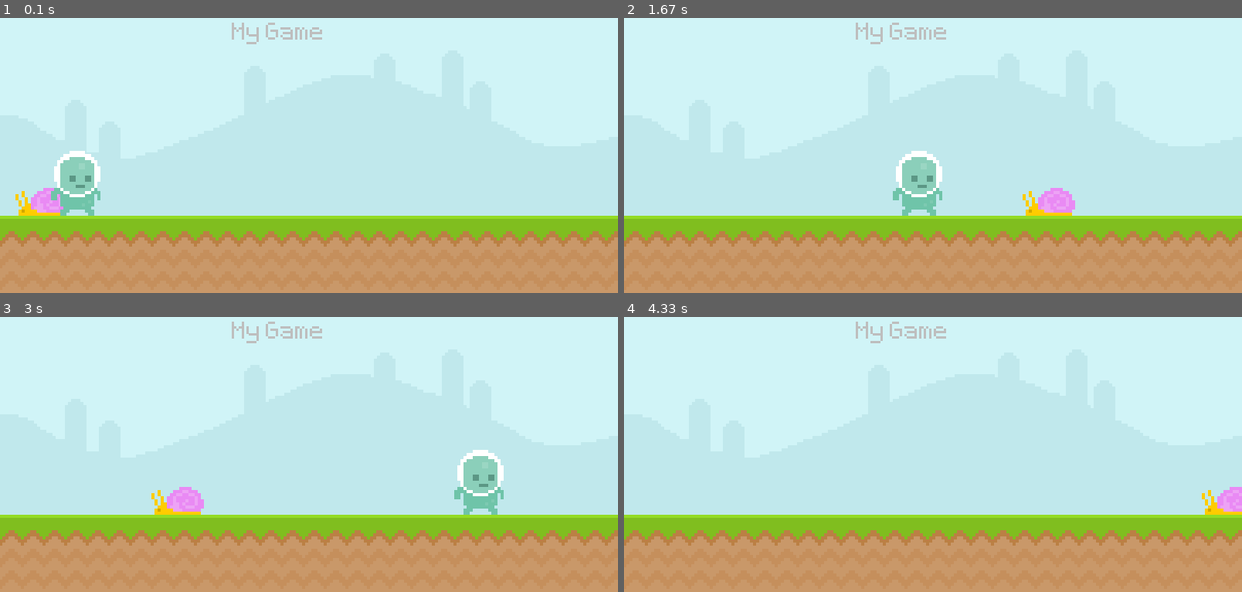
Above: before the commit, frames 1-4 (two rows, left to right).
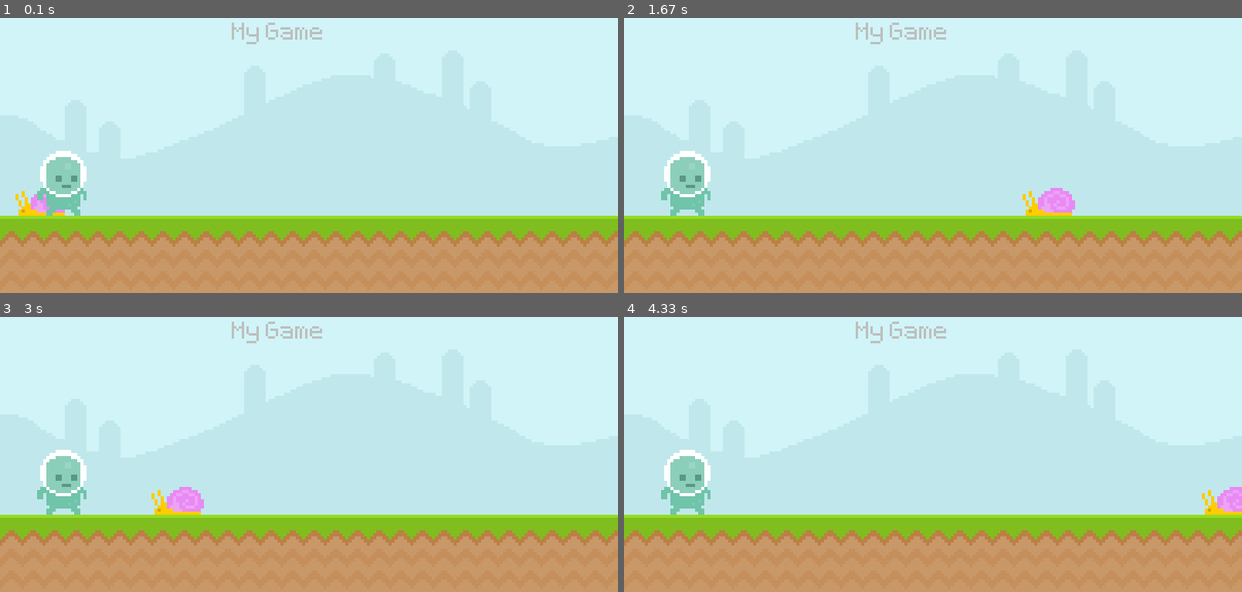
Above: after the commit, the same moments.

Repository: alisa-alistratova/learning_pygame
Game: pygame game, started from starting_pygame.py
Same seed, same stepped clock (60 frames per second), same inputs: the game is played once before the commit and once after it.
Inputs (mouse positions are in pixels of both pictures, inside the frame that each line leads up to):
- Up to frame 1 (0.1 s): no input
- Up to frame 2 (1.67 s): press the mouse at (784, 141) at 0.37 s; move the mouse to (889, 174) at 0.47 s; release the mouse at (994, 207) at 0.6 s
- Up to frame 3 (3 s): no input
- Up to frame 4 (4.33 s): no input

The runs differ from the first frame. In frame 1, 1.4% of the frame differs, in the area x 6-17%, y 48-72%; in frame 2, 2.8%, in the area x 6-52%, y 48-72%; in frame 3, 2.8%; in frame 4, 1.4%.

Commit message:
mouse shenanigans (1:13:34)

Diff:
--- a/starting_pygame.py
+++ b/starting_pygame.py
@@ -18,6 +18,8 @@
 ground_surface = pygame.image.load('graphics/ground.png').convert()
 text_surface = test_font.render('My Game', False, 'Gray') #text, AA (rounds corners), color.
 
+#RECTANGLES
+
 snail_surface = pygame.image.load('graphics/snail/snail1.png').convert_alpha() # so iot looks nicer
 #snail_x_position = 600
 snail_rectangle = snail_surface.get_rect(midbottom = (80,300))
@@ -27,36 +29,50 @@
 player_rectangle = player_surface.get_rect(midbottom = (80,300))
 
 while True:
-    #event loop
-    for event in pygame.event.get():
-        if event.type == pygame.QUIT:
-            pygame.quit() #opposite of pygame.init
-            exit()
-    #draw all our elements
-    #update everything
 
-    #screen.blit(test_surface,(300,300)) #blit - block image transfer
-    #screen.blit(test_surface2,(0,0))
+  #event loop
+  for event in pygame.event.get():
+      if event.type == pygame.QUIT:
+          pygame.quit() #opposite of pygame.init
+          exit()
+      #if event.type == pygame.MOUSEMOTION:
+      if event.type == pygame.MOUSEBUTTONDOWN:
+        print('mouse down')
+  #draw all our elements
+  #update everything
 
-    screen.blit(sky_surface,(0,0))
-    screen.blit(ground_surface,(0,300))
-    screen.blit(text_surface, (300,50)) #x,y
+  #screen.blit(test_surface,(300,300)) #blit - block image transfer
+  #screen.blit(test_surface2,(0,0))
 
-    # snail_x_position += -10 #speed, fps. (+ direction)
-    # if snail_x_position < -100:
-    #   snail_x_position = 600
+  screen.blit(sky_surface,(0,0))
+  screen.blit(ground_surface,(0,300))
+  screen.blit(text_surface, (300,50)) #x,y
 
-    #screen.blit(snail_surface, (snail_x_position, 265))
-    snail_rectangle.x -= 4
-    #snail_rectangle.left += -1
-    if snail_rectangle.right <= 0: snail_rectangle.left = 800
-    screen.blit(snail_surface, snail_rectangle)
+  # snail_x_position += -10 #speed, fps. (+ direction)
+  # if snail_x_position < -100:
+  #   snail_x_position = 600
 
-    player_rectangle.left += 3
-    screen.blit(player_surface, player_rectangle)
+  #screen.blit(snail_surface, (snail_x_position, 265))
+  snail_rectangle.x -= 4
+  #snail_rectangle.left += -1
+  if snail_rectangle.right <= 0: snail_rectangle.left = 800
+  screen.blit(snail_surface, snail_rectangle)
 
-    pygame.display.update()
-    clock.tick(60)
+  #player_rectangle.left += 3
+  screen.blit(player_surface, player_rectangle)
+
+  #COLLISION
+  # if (player_rectangle.colliderect(snail_rectangle)):
+  #   print('collision')
+
+  #mouse_pos = pygame.mouse.get_pos()
+  #if player_rectangle.collidepoint(mouse_pos): #gets the mouse position and prints collidison when mouse is there.
+    #print(pygame.mouse.get_pressed())
+
+  #rect1.collidepoint(xy,)
+
+  pygame.display.update()
+  clock.tick(60)
 
 #Surfaces (Regular + Display Surface)
 #Display surface - think of it like a poster to put things on (can have only 1)
Not shown, changed: basic_animation_notes.md
